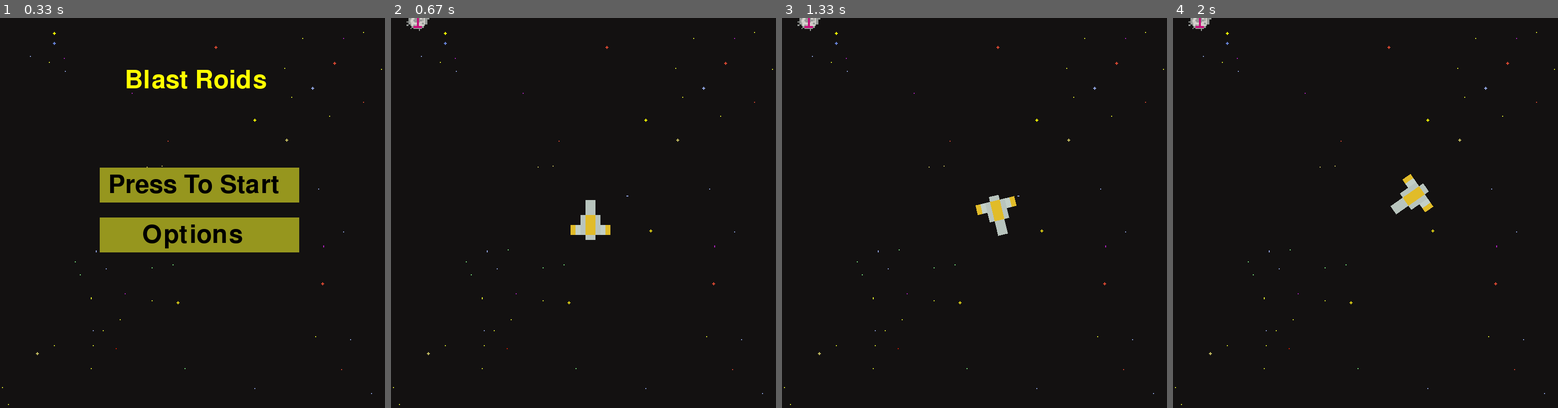
Above: before the commit, frames 1-4 (left to right).
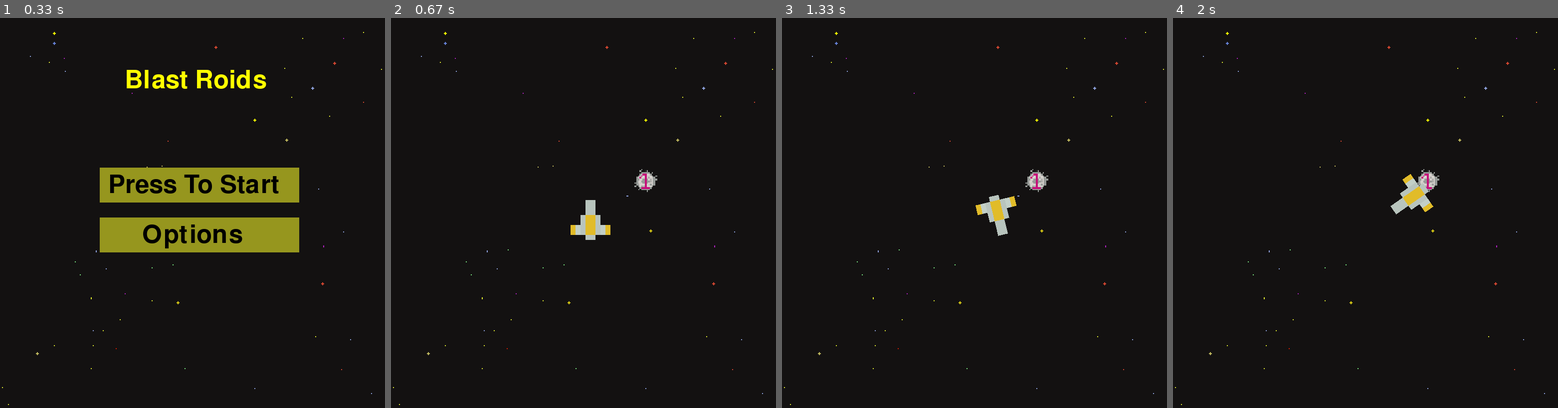
Above: after the commit, the same moments.

Repository: mrmastercat604me/pygame_project
Game: pygame game, started from maingame.py
The game is run twice, just before and just after one commit, with the same random seed, the same clock (stepped at 60 frames per second) and the same inputs.
Inputs (mouse positions are in pixels of both pictures, inside the frame that each line leads up to):
- Up to frame 1 (0.33 s): no input
- Up to frame 2 (0.67 s): click "Press To Start" at 0.38 s
- Up to frame 3 (1.33 s): click (885, 220) at 0.72 s; hold D from 1 s (still down); click (1020, 306) at 1.08 s
- Up to frame 4 (2 s): release D at 1.47 s; hold W 1.5-1.8 s; click (1250, 158) at 1.58 s; hold D from 1.83 s (still down); click (1250, 310) at 1.92 s

Frame 1 is identical in both runs. In frame 2, 0.3% of the frame differs, in the area x 4-70%, y 0-45%; in frame 3, 0.3%; in frame 4, 0.3%.

Commit message:
fixed pew

Diff:
--- a/maingame.py
+++ b/maingame.py
@@ -72,13 +72,11 @@
     shipimage_rect.center = (400,400)
     enemyimage = pygame.image.load("assets/meteor1.png")
     enemyimage_rect= enemyimage.get_rect()
-    enemyimage_rect.x = random.randint(-100,100)
-    enemyimage_rect.y = random.randint(-100,100)
+    enemyimage_rect.x = random.randint(20,780)
+    enemyimage_rect.y = random.randint(20,780)
 
     while running:
         screen.fill((0,0,0))
-
-
         def face_mouse(image,image_rect,correction_angle,surface):
             mx, my = pygame.mouse.get_pos()
             dx,dy =  mx - image_rect.centerx, my - image_rect.centery
@@ -104,14 +102,16 @@
                 shipimage_rect.y -= Velocity
             if key[pygame.K_s]:
                 shipimage_rect.y += Velocity
+            if event.type == MOUSEBUTTONDOWN:
+                if event.button == 1:
+                    click = True
 
-
+        if click:
+            print("Pew")
+            click = False
         screen.fill((0,0,0))
         screen.blit(Backgroundimage,Backgroundimage_rec)
         screen.blit(enemyimage,enemyimage_rect)
-        if click:
-            print("Pew")
-            click = False
         face_mouse(shipimage,shipimage_rect,90,screen)
         pygame.display.update()
         mainClock.tick(60)
